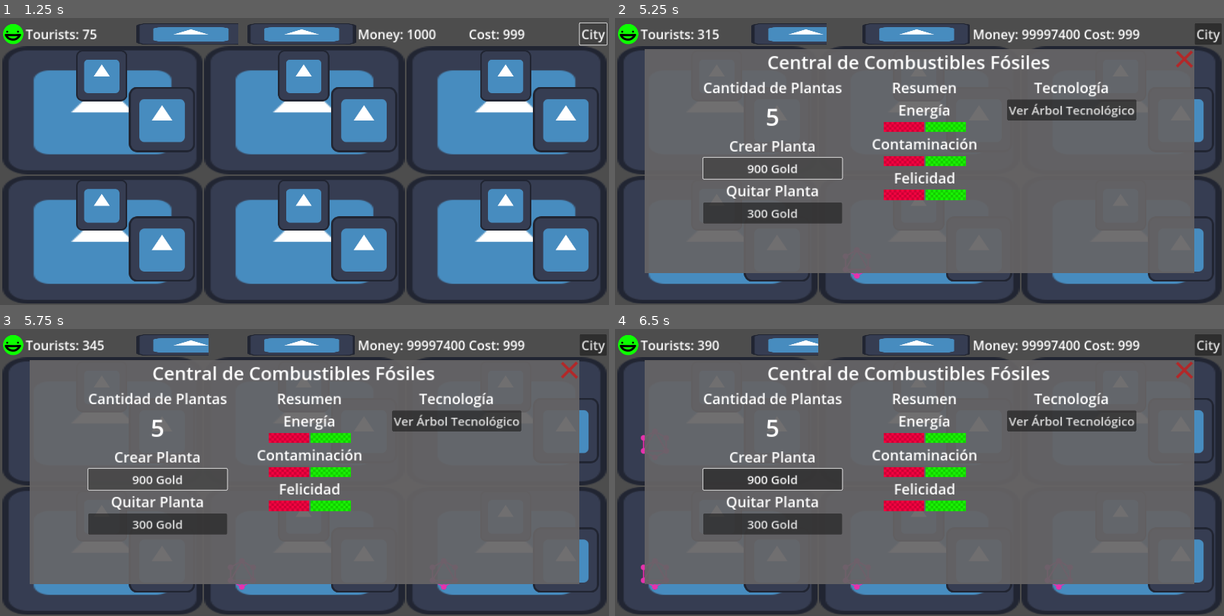
Above: before the commit, frames 1-4 (two rows, left to right).
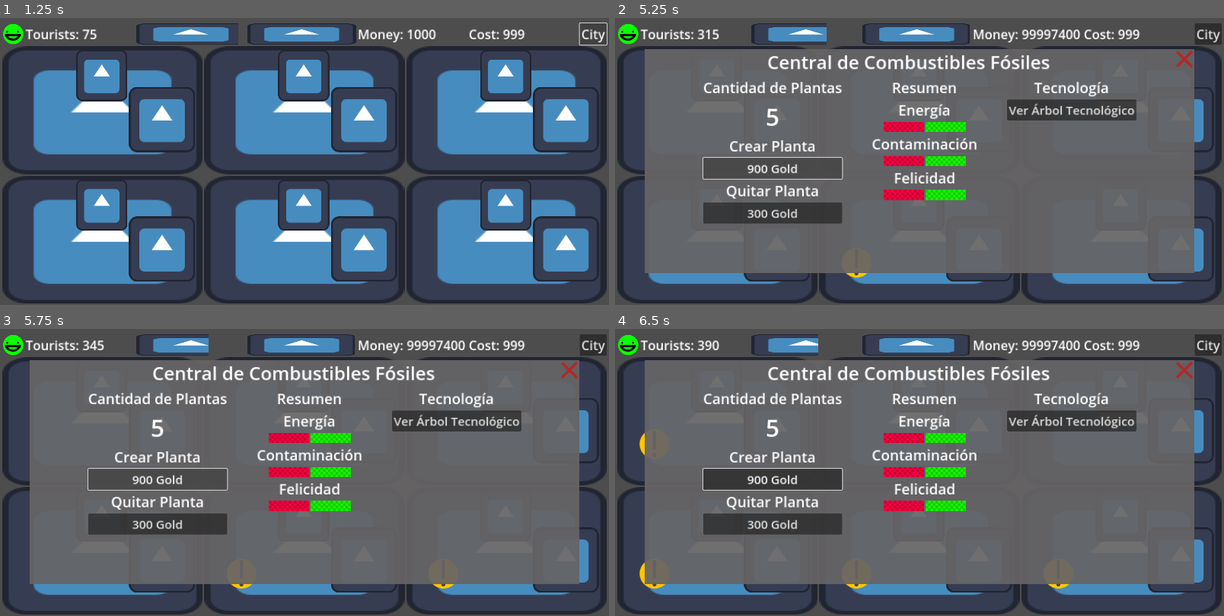
Above: after the commit, the same moments.

Repository: daniel-macias/energy-game
Game: Godot game, scene res://scenes/game.tscn
Two runs of this game, one before a commit and one after it. Both use one fixed random seed, a clock stepped at 60 frames per second and the inputs below. The engine's default icon, where the game draws it, is replaced by a stand-in: a white triangle on a blue panel in a dark square.
Inputs (mouse positions are in pixels of both pictures, inside the frame that each line leads up to):
- Up to frame 1 (1.25 s): click "City" at 0.5 s
- Up to frame 2 (5.25 s): click (718, 75) at 1.27 s; click (779, 118) at 2.02 s; click "500 Gold" at 2.75 s; click "600 Gold" at 3.5 s; click "700 Gold" at 4.25 s; click "800 Gold" at 5 s
- Up to frame 3 (5.75 s): no input
- Up to frame 4 (6.5 s): click (858, 572) at 5.77 s

Frame 1 is identical in both runs. In frame 2, less than 0.1% of the frame differs, in the area x 37-42%, y 88-92%; in frame 3, less than 0.1%; in frame 4, 0.2%, in the area x 4-75%, y 36-92%.

Commit message:
added lock icon

Diff:
--- a/scenes/game.tscn
+++ b/scenes/game.tscn
@@ -186,7 +186,7 @@
 [node name="Title Lable" type="Label" parent="TreeContainer/VBoxContainer/TopBar"]
 layout_mode = 2
 size_flags_horizontal = 3
-theme_override_font_sizes/font_size = 46
+theme_override_font_sizes/font_size = 40
 text = "Fossil Tree"
 horizontal_alignment = 1
 
@@ -228,7 +228,7 @@
 
 [node name="TechPrice" type="Label" parent="TreeContainer/VBoxContainer/Menu/TechInfo"]
 layout_mode = 2
-theme_override_font_sizes/font_size = 36
+theme_override_font_sizes/font_size = 30
 horizontal_alignment = 1
 
 [node name="Investigar" type="Button" parent="TreeContainer/VBoxContainer/Menu/TechInfo"]
@@ -254,6 +254,7 @@
 title = "Energía Nuclear"
 description = "Desc Desc"
 price = 1000
+unlocked = true
 roomId = 5
 
 [node name="Skill2" parent="TreeContainer/VBoxContainer/Menu/NuclearTree/Skill" instance=ExtResource("6_ph5yp")]
@@ -266,7 +267,6 @@
 offset_bottom = -4.0
 grow_horizontal = 1
 grow_vertical = 1
-disabled = true
 title = "Radioactividad"
 description = "Desc"
 price = 1000
@@ -283,7 +283,6 @@
 offset_bottom = 114.0
 grow_horizontal = 1
 grow_vertical = 1
-disabled = true
 title = "Uranio y Plutonio"
 description = "Desc Desc"
 price = 1000
@@ -300,7 +299,6 @@
 offset_bottom = 116.0
 grow_horizontal = 1
 grow_vertical = 1
-disabled = true
 title = "Modelo Atómico"
 description = "Desc Desc"
 price = 1000
@@ -317,7 +315,6 @@
 offset_bottom = 114.0
 grow_horizontal = 1
 grow_vertical = 1
-disabled = true
 title = "Neutrón"
 description = "Desc Desc"
 price = 1000
@@ -334,7 +331,6 @@
 offset_bottom = 200.0
 grow_horizontal = 1
 grow_vertical = 1
-disabled = true
 title = "Fisión Nuclear"
 description = "Desc"
 price = 1000
@@ -351,7 +347,6 @@
 offset_bottom = 51.0
 grow_horizontal = 1
 grow_vertical = 1
-disabled = true
 title = "Reacción Nuclear"
 description = "Desc Desc"
 price = 1000
@@ -368,7 +363,6 @@
 offset_bottom = 121.0
 grow_horizontal = 1
 grow_vertical = 1
-disabled = true
 title = "Planta de Energía Nuclear"
 description = "Desc Desc"
 price = 1000
@@ -385,7 +379,6 @@
 offset_bottom = 115.0
 grow_horizontal = 1
 grow_vertical = 1
-disabled = true
 title = "Reactor Agua a Presión"
 description = "Desc Desc"
 price = 1000
@@ -402,7 +395,6 @@
 offset_bottom = 197.0
 grow_horizontal = 1
 grow_vertical = 1
-disabled = true
 title = "Pequeños Reactores Modulares"
 description = "Desc Desc"
 price = 1000
@@ -419,7 +411,6 @@
 offset_bottom = 118.0
 grow_horizontal = 1
 grow_vertical = 1
-disabled = true
 title = "Reactores Avanzados"
 description = "Desc Desc"
 price = 1000
@@ -436,7 +427,6 @@
 offset_bottom = 118.0
 grow_horizontal = 1
 grow_vertical = 1
-disabled = true
 title = "Gestión Eficiente de Residuos"
 description = "Desc Desc"
 price = 1000
@@ -461,6 +451,7 @@
 title = "Energía Geotérmica"
 description = "Desc Desc"
 price = 1000
+unlocked = true
 roomId = 4
 
 [node name="Skill2" parent="TreeContainer/VBoxContainer/Menu/GeoTree/Skill" instance=ExtResource("6_ph5yp")]
@@ -473,7 +464,6 @@
 offset_bottom = 287.0
 grow_horizontal = 1
 grow_vertical = 1
-disabled = true
 title = "Ciclo Binario"
 description = "Desc"
 price = 1000
@@ -490,7 +480,6 @@
 offset_bottom = 114.0
 grow_horizontal = 1
 grow_vertical = 1
-disabled = true
 title = "Intercambiadores de Calor"
 description = "Intercambiadores de Calor"
 price = 1000
@@ -507,7 +496,6 @@
 offset_bottom = 116.0
 grow_horizontal = 1
 grow_vertical = 1
-disabled = true
 title = "Monitoreo Avanzado"
 description = "Desc Desc"
 price = 1000
@@ -524,7 +512,6 @@
 offset_bottom = 114.0
 grow_horizontal = 1
 grow_vertical = 1
-disabled = true
 title = "Almacenamiento de Calor"
 description = "Desc Desc"
 price = 1000
@@ -541,7 +528,6 @@
 offset_bottom = 42.0
 grow_horizontal = 1
 grow_vertical = 1
-disabled = true
 title = "Volcán"
 description = "Desc"
 price = 1000
@@ -558,7 +544,6 @@
 offset_bottom = 51.0
 grow_horizontal = 1
 grow_vertical = 1
-disabled = true
 title = "Generadores de Vapor"
 description = "Desc Desc"
 price = 1000
@@ -575,7 +560,6 @@
 offset_bottom = 121.0
 grow_horizontal = 1
 grow_vertical = 1
-disabled = true
 title = "Máquina de Vapor"
 description = "Desc Desc"
 price = 1000
@@ -592,7 +576,6 @@
 offset_bottom = 115.0
 grow_horizontal = 1
 grow_vertical = 1
-disabled = true
 title = "Perforaciones"
 description = "Desc Desc"
 price = 1000
@@ -609,7 +592,6 @@
 offset_bottom = 197.0
 grow_horizontal = 1
 grow_vertical = 1
-disabled = true
 title = "Planta Geotérmica"
 description = "Desc Desc"
 price = 1000
@@ -626,7 +608,6 @@
 offset_bottom = 118.0
 grow_horizontal = 1
 grow_vertical = 1
-disabled = true
 title = "Turbinas de Vapor"
 description = "Desc Desc"
 price = 1000
@@ -643,7 +624,6 @@
 offset_bottom = 118.0
 grow_horizontal = 1
 grow_vertical = 1
-disabled = true
 title = "Generador Geotérmico"
 description = "Desc Desc"
 price = 1000
@@ -668,6 +648,7 @@
 title = "Energía Solar"
 description = "Desc Desc"
 price = 1000
+unlocked = true
 roomId = 3
 
 [node name="Skill2" parent="TreeContainer/VBoxContainer/Menu/SolarTree/Skill" instance=ExtResource("6_ph5yp")]
@@ -680,7 +661,6 @@
 offset_bottom = 287.0
 grow_horizontal = 1
 grow_vertical = 1
-disabled = true
 title = "Costo y Eficiencia"
 description = "Desc"
 price = 1000
@@ -697,7 +677,6 @@
 offset_bottom = 114.0
 grow_horizontal = 1
 grow_vertical = 1
-disabled = true
 title = "Árboles Solares"
 description = "Desc Desc"
 price = 1000
@@ -714,7 +693,6 @@
 offset_bottom = 116.0
 grow_horizontal = 1
 grow_vertical = 1
-disabled = true
 title = "Pintura Solar"
 description = "Desc Desc"
 price = 1000
@@ -731,7 +709,6 @@
 offset_bottom = 114.0
 grow_horizontal = 1
 grow_vertical = 1
-disabled = true
 title = "Perovskita"
 description = "Desc Desc"
 price = 1000
@@ -748,7 +725,6 @@
 offset_bottom = 42.0
 grow_horizontal = 1
 grow_vertical = 1
-disabled = true
 title = "Paneles"
 description = "Desc"
 price = 1000
@@ -765,7 +741,6 @@
 offset_bottom = 51.0
 grow_horizontal = 1
 grow_vertical = 1
-disabled = true
 title = "Efecto Fotovoltaico"
 description = "Desc Desc"
 price = 1000
@@ -782,7 +757,6 @@
 offset_bottom = 121.0
 grow_horizontal = 1
 grow_vertical = 1
-disabled = true
 title = "Inversores Solares"
 description = "Desc Desc"
 price = 1000
@@ -799,7 +773,6 @@
 offset_bottom = 115.0
 grow_horizontal = 1
 grow_vertical = 1
-disabled = true
 title = "Baterías"
 description = "Desc Desc"
 price = 1000
@@ -816,7 +789,6 @@
 offset_bottom = 197.0
 grow_horizontal = 1
 grow_vertical = 1
-disabled = true
 title = "Efecto Fotoeléctrico"
 description = "Desc Desc"
 price = 1000
@@ -833,7 +805,6 @@
 offset_bottom = 118.0
 grow_horizontal = 1
 grow_vertical = 1
-disabled = true
 title = "Monitorización"
 description = "Desc Desc"
 price = 1000
@@ -850,7 +821,6 @@
 offset_bottom = 118.0
 grow_horizontal = 1
 grow_vertical = 1
-disabled = true
 title = "Sensores de Irradancia"
 description = "Desc Desc"
 price = 1000
@@ -875,6 +845,7 @@
 title = "Energía Eólica"
 description = "Desc Desc"
 price = 1000
+unlocked = true
 roomId = 2
 
 [node name="Skill2" parent="TreeContainer/VBoxContainer/Menu/WindTree/Skill" instance=ExtResource("6_ph5yp")]
@@ -887,7 +858,6 @@
 offset_bottom = 287.0
 grow_horizontal = 1
 grow_vertical = 1
-disabled = true
 title = "Modernidad"
 description = "Desc"
 price = 1000
@@ -904,7 +874,6 @@
 offset_bottom = 114.0
 grow_horizontal = 1
 grow_vertical = 1
-disabled = true
 title = "Eólica Marina"
 description = "Desc Desc"
 price = 1000
@@ -921,7 +890,6 @@
 offset_bottom = 116.0
 grow_horizontal = 1
 grow_vertical = 1
-disabled = true
 title = "Monitoreo Remoto"
 description = "Desc Desc"
 price = 1000
@@ -938,7 +906,6 @@
 offset_bottom = 114.0
 grow_horizontal = 1
 grow_vertical = 1
-disabled = true
 title = "Turbinas Híbridas"
 description = "Desc Desc"
 price = 1000
@@ -955,7 +922,6 @@
 offset_bottom = 42.0
 grow_horizontal = 1
 grow_vertical = 1
-disabled = true
 title = "Molinos Persas y Europeos"
 description = "Desc"
 price = 1000
@@ -972,7 +938,6 @@
 offset_bottom = 51.0
 grow_horizontal = 1
 grow_vertical = 1
-disabled = true
 title = "Turbina Generadora"
 description = "Desc Desc"
 price = 1000
@@ -989,7 +954,6 @@
 offset_bottom = 121.0
 grow_horizontal = 1
 grow_vertical = 1
-disabled = true
 title = "Turbina de Charles Brush"
 description = "Desc Desc"
 price = 1000
@@ -1006,7 +970,6 @@
 offset_bottom = 197.0
 grow_horizontal = 1
 grow_vertical = 1
-disabled = true
 title = "Aspas Aerodinámicas"
 description = "Desc Desc"
 price = 1000
@@ -1023,7 +986,6 @@
 offset_bottom = 118.0
 grow_horizontal = 1
 grow_vertical = 1
-disabled = true
 title = "Turbina de Gran Escala"
 description = "Desc Desc"
 price = 1000
@@ -1040,7 +1002,6 @@
 offset_bottom = 118.0
 grow_horizontal = 1
 grow_vertical = 1
-disabled = true
 title = "Parques Eólicos"
 description = "Desc Desc"
 price = 1000
@@ -1065,6 +1026,7 @@
 title = "Energía Hidroeléctrica"
 description = "Desc Desc"
 price = 1000
+unlocked = true
 roomId = 1
 
 [node name="Skill2" parent="TreeContainer/VBoxContainer/Menu/HydroTree/Skill" instance=ExtResource("6_ph5yp")]
@@ -1077,7 +1039,6 @@
 offset_bottom = 287.0
 grow_horizontal = 1
 grow_vertical = 1
-disabled = true
 title = "Presas de Tierra"
 description = "Desc"
 price = 1000
@@ -1094,7 +1055,6 @@
 offset_bottom = 114.0
 grow_horizontal = 1
 grow_vertical = 1
-disabled = true
 title = "Presas de Gravedad"
 description = "Desc Desc"
 price = 1000
@@ -1111,7 +1071,6 @@
 offset_bottom = 116.0
 grow_horizontal = 1
 grow_vertical = 1
-disabled = true
 title = "Presas de Arco"
 description = "Desc Desc"
 price = 1000
@@ -1128,7 +1087,6 @@
 offset_bottom = 114.0
 grow_horizontal = 1
 grow_vertical = 1
-disabled = true
 title = "Presas de Bajo Impacto Ambiental"
 description = "Desc Desc"
 price = 1000
@@ -1145,7 +1103,6 @@
 offset_bottom = 42.0
 grow_horizontal = 1
 grow_vertical = 1
-disabled = true
 title = "Rueda Hidráulica"
 description = "Desc"
 price = 1000
@@ -1162,7 +1119,6 @@
 offset_bottom = 51.0
 grow_horizontal = 1
 grow_vertical = 1
-disabled = true
 title = "Turbina de Reacción"
 description = "Desc Desc"
 price = 1000
@@ -1179,7 +1135,6 @@
 offset_bottom = 121.0
 grow_horizontal = 1
 grow_vertical = 1
-disabled = true
 title = "Turbinas de Francis"
 description = "Desc Desc"
 price = 1000
@@ -1196,7 +1151,6 @@
 offset_bottom = 115.0
 grow_horizontal = 1
 grow_vertical = 1
-disabled = true
 title = "Turbina Pelton"
 description = "Desc Desc"
 price = 1000
@@ -1213,7 +1167,6 @@
 offset_bottom = 197.0
 grow_horizontal = 1
 grow_vertical = 1
-disabled = true
 title = "Planta Hidroeléctrica"
 description = "Desc Desc"
 price = 1000
@@ -1230,7 +1183,6 @@
 offset_bottom = 118.0
 grow_horizontal = 1
 grow_vertical = 1
-disabled = true
 title = "Almacenamiento de Bombeo"
 description = "Desc Desc"
 price = 1000
@@ -1247,7 +1199,6 @@
 offset_bottom = 118.0
 grow_horizontal = 1
 grow_vertical = 1
-disabled = true
 title = "Mini-hidroeléctricas"
 description = "Desc Desc"
 price = 1000
@@ -1272,6 +1223,7 @@
 title = "Combistibles Fósiles"
 description = "Desc Desc"
 price = 1000
+unlocked = true
 
 [node name="Skill2" parent="TreeContainer/VBoxContainer/Menu/FossilTree/Skill" instance=ExtResource("6_ph5yp")]
 layout_mode = 0
@@ -1283,7 +1235,6 @@
 offset_bottom = 287.0
 grow_horizontal = 1
 grow_vertical = 1
-disabled = true
 title = "Controles Ambientales"
 description = "Desc"
 price = 1000
@@ -1299,7 +1250,6 @@
 offset_bottom = 114.0
 grow_horizontal = 1
 grow_vertical = 1
-disabled = true
 title = "Filtros de Emisiones"
 description = "Desc Desc"
 price = 1000
@@ -1315,7 +1265,6 @@
 offset_bottom = 116.0
 grow_horizontal = 1
 grow_vertical = 1
-disabled = true
 title = "Captura de Carbono"
 description = "Desc Desc"
 price = 1000
@@ -1331,7 +1280,6 @@
 offset_bottom = 114.0
 grow_horizontal = 1
 grow_vertical = 1
-disabled = true
 title = "Combustibles Limpios"
 description = "Desc Desc"
 price = 1000
@@ -1347,7 +1295,6 @@
 offset_bottom = 42.0
 grow_horizontal = 1
 grow_vertical = 1
-disabled = true
 title = "Carbón"
 description = "Desc"
 price = 1000
@@ -1363,7 +1310,6 @@
 offset_bottom = 51.0
 grow_horizontal = 1
 grow_vertical = 1
-disabled = true
 title = "Máquina de Vapor"
 description = "Desc Desc"
 price = 1000
@@ -1379,7 +1325,6 @@
 offset_bottom = 121.0
 grow_horizontal = 1
 grow_vertical = 1
-disabled = true
 title = "Pozos de Petróleo"
 description = "Desc Desc"
 price = 1000
@@ -1395,7 +1340,6 @@
 offset_bottom = 115.0
 grow_horizontal = 1
 grow_vertical = 1
-disabled = true
 title = "Motor de Combustión Interna"
 description = "Desc Desc"
 price = 1000
@@ -1411,7 +1355,6 @@
 offset_bottom = 197.0
 grow_horizontal = 1
 grow_vertical = 1
-disabled = true
 title = "Central Eléctrica de Carbón"
 description = "Desc Desc"
 price = 1000
@@ -1427,7 +1370,6 @@
 offset_bottom = 118.0
 grow_horizontal = 1
 grow_vertical = 1
-disabled = true
 title = "Motor Diesel"
 description = "Desc Desc"
 price = 1000
@@ -1443,7 +1385,6 @@
 offset_bottom = 118.0
 grow_horizontal = 1
 grow_vertical = 1
-disabled = true
 title = "Fracturación Hidráulica"
 description = "Desc Desc"
 price = 1000
--- a/scenes/skill.tscn
+++ b/scenes/skill.tscn
@@ -1,7 +1,8 @@
-[gd_scene load_steps=3 format=3 uid="uid://bhd3stdcsoy56"]
+[gd_scene load_steps=4 format=3 uid="uid://bhd3stdcsoy56"]
 
 [ext_resource type="Texture2D" uid="uid://bpbnk8p61xp2l" path="res://icon.svg" id="1_drvdw"]
 [ext_resource type="Script" path="res://scripts/skill_button.gd" id="2_23eg1"]
+[ext_resource type="Texture2D" uid="uid://bk0d8cpq5whpm" path="res://lock.png" id="3_ohfkq"]
 
 [node name="Skill" type="TextureButton"]
 z_index = 3
@@ -78,4 +79,11 @@
 offset_right = 118.0
 offset_bottom = 6.0
 
+[node name="Lock" type="TextureRect" parent="."]
+layout_mode = 1
+offset_right = 55.0
+offset_bottom = 55.0
+texture = ExtResource("3_ohfkq")
+expand_mode = 1
+
 [connection signal="pressed" from="." to="." method="_on_pressed"]
--- a/scripts/skill_button.gd
+++ b/scripts/skill_button.gd
@@ -5,11 +5,13 @@
 @onready var line_2d = $Line2D
 @onready var label = $MarginContainer/Label
 @onready var selector = $SelectRectangle
+@onready var lock = $Lock
 
 # Skill attributes
 @export var title: String
 @export var description: String
 @export var price: int
+@export var unlocked = false
 
 #Skill Meta
 @export var roomId: int
@@ -35,6 +37,8 @@
 # Called when the node enters the scene tree for the first time.
 func _ready():
 	# Wait until the layout is ready to calculate positions
+	if unlocked:
+		lock.visible = false
 	pass
 
 func _update_lines():
@@ -67,7 +71,7 @@
 	selector.visible = true
 
 func activate_skill():
-	if level < 3 and GameManager.money >= price:
+	if level < 3 and GameManager.money >= price and unlocked:
 		line_2d.default_color = Color(0,0,0.25)
 		panel.show_behind_parent = true
 		GameManager.update_money(-price)
@@ -77,7 +81,8 @@
 		var skills = get_children()
 		for skill in skills:
 			if skill is SkillNode and level == 1:
-				skill.disabled = false
+				skill.unlocked = true
+				skill.lock.visible = false
 
 		# Apply each effect in the array to the GameManager
 		for effect in effects:
Binary file added: lock.png
Not shown, added: lock.png.import
Binary file changed: test.png
